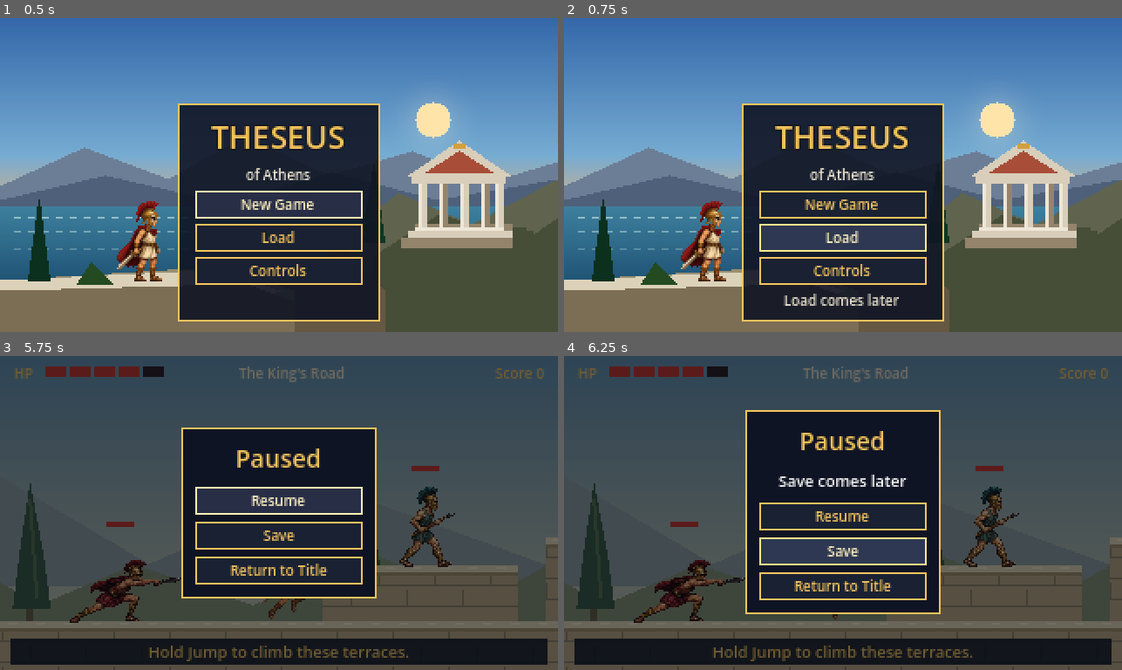
Above: before the commit, frames 1-4 (two rows, left to right).
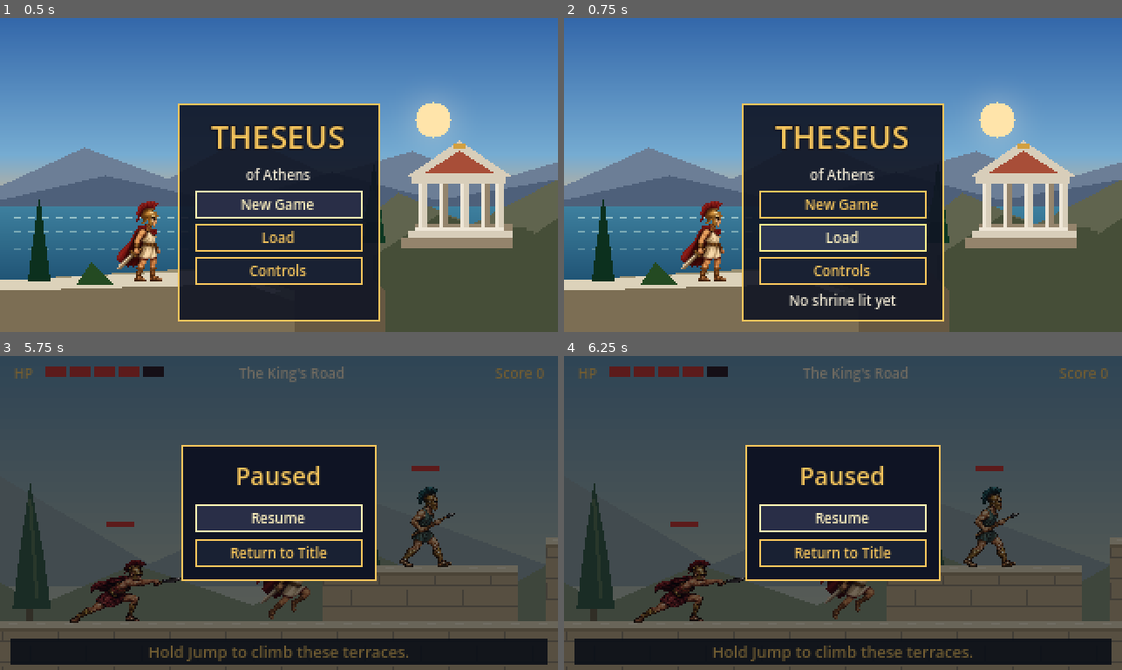
Above: after the commit, the same moments.

Repository: christsantiris/Theseus
Game: Godot game, scene res://scenes/main/main.tscn
Same seed, same stepped clock (60 frames per second), same inputs: the game is played once before the commit and once after it.
Inputs (mouse positions are in pixels of both pictures, inside the frame that each line leads up to):
- Up to frame 1 (0.5 s): no input
- Up to frame 2 (0.75 s): click "Load" at 0.5 s
- Up to frame 3 (5.75 s): click "New Game" at 1.25 s; tap Enter at 2 s; hold D (move_right) 2.03-3.53 s; tap Space (attack) at 2.1, 3.6, 5.1 s; tap Up (jump) at 2.27, 3.02, 4.52, 5.27 s; tap Down (duck) at 2.85, 4.35 s; hold A (move_left) 3.53-4.28 s; hold D (move_right) from 4.28 s (still down); tap Escape (pause) at 5.65 s
- Up to frame 4 (6.25 s): release D (move_right) at 5.75 s; click (843, 534) at 5.75 s, where only the run before the commit has a clickable "Save"

Frame 1 is identical in both runs. In frame 2, 0.5% of the frame differs, in the area x 39-60%, y 87-93%; in frame 3, 9.5%; in frame 4, 13%, in the area x 32-68%, y 17-83%.

Commit message:
Remove save button for checkpoints and load at last checkpoint

Diff:
--- a/scenes/levels/level_1.gd
+++ b/scenes/levels/level_1.gd
@@ -17,7 +17,6 @@
 @onready var pause_heading: Label = $PauseLayer/PauseScreen/Center/Panel/Stack/Label
 @onready var details: Label = $PauseLayer/PauseScreen/Center/Panel/Stack/Details
 @onready var resume_button: Button = $PauseLayer/PauseScreen/Center/Panel/Stack/Buttons/Resume
-@onready var save_button: Button = $PauseLayer/PauseScreen/Center/Panel/Stack/Buttons/Save
 @onready var replay_button: Button = $PauseLayer/PauseScreen/Center/Panel/Stack/Buttons/Replay
 @onready var title_button: Button = $PauseLayer/PauseScreen/Center/Panel/Stack/Buttons/Title
 @onready var player = $Player
@@ -28,6 +27,7 @@
 var _collected: Array[String] = []
 var _section := -1
 var _complete := false
+var _entering_temple := false
 var _gate_hint_shown := false
 var _death_notice_shown := false
 var _shown_tips: Array[int] = []
@@ -98,6 +98,7 @@
 	_gate = GATE.instantiate()
 	_gate.name = "TempleGate"
 	_gate.position = Layout.EXIT
+	_gate.entry_started.connect(_on_gate_entry_started)
 	_gate.entered.connect(_on_gate_entered)
 	add_child(_gate)
 	if Layout.GATE_GUARD in _defeated:
@@ -112,7 +113,7 @@
 	panel_style.set_border_width_all(1)
 	panel_style.set_content_margin_all(8)
 	pause_panel.add_theme_stylebox_override("panel", panel_style)
-	for button in [resume_button, save_button, replay_button, title_button]:
+	for button in [resume_button, replay_button, title_button]:
 		theme.style_button(button, 8)
 		button.custom_minimum_size = Vector2(96, 16)
 	replay_button.hide()
@@ -151,7 +152,7 @@
 
 
 func _input(event: InputEvent) -> void:
-	if _complete or player.health <= 0:
+	if _complete or _entering_temple or player.health <= 0:
 		return
 	if event.is_action_pressed("pause"):
 		_set_paused(not get_tree().paused)
@@ -159,7 +160,7 @@
 
 
 func _set_paused(paused: bool) -> void:
-	if _complete:
+	if _complete or _entering_temple:
 		return
 	get_tree().paused = paused
 	pause_screen.visible = paused
@@ -170,13 +171,6 @@
 
 func _on_resume_pressed() -> void:
 	_set_paused(false)
-
-
-func _on_save_pressed() -> void:
-	if _complete or not get_tree().paused:
-		return
-	details.text = "Save comes later"
-	details.show()
 
 
 func _on_replay_pressed() -> void:
@@ -218,17 +212,24 @@
 	hud.show_message("Shrine lit — progress saved and health restored.", 4.0, 3)
 
 
+func _on_gate_entry_started(body: Node2D) -> void:
+	_entering_temple = true
+	body.set_physics_process(false)
+	body.velocity = Vector2.ZERO
+	get_tree().paused = true
+
+
 func _on_gate_entered() -> void:
 	if _complete:
 		return
 	_complete = true
+	_entering_temple = false
 	get_tree().paused = true
 	pause_heading.text = "Level 1 Complete"
 	var seconds := int(LevelRun.elapsed_seconds)
 	details.text = "The temple road is clear.\nScore %d  |  Defeated %d/%d\nTime %d:%02d" % [_score, _defeated.size(), Layout.ENEMIES.size(), seconds / 60, seconds % 60]
 	details.show()
 	resume_button.hide()
-	save_button.hide()
 	replay_button.show()
 	pause_screen.show()
 	replay_button.grab_focus()
--- a/scenes/levels/level_1.tscn
+++ b/scenes/levels/level_1.tscn
@@ -75,11 +75,6 @@
 size_flags_horizontal = 4
 text = "Resume"
 
-[node name="Save" type="Button" parent="PauseLayer/PauseScreen/Center/Panel/Stack/Buttons"]
-layout_mode = 2
-size_flags_horizontal = 4
-text = "Save"
-
 [node name="Replay" type="Button" parent="PauseLayer/PauseScreen/Center/Panel/Stack/Buttons"]
 layout_mode = 2
 size_flags_horizontal = 4
@@ -91,6 +86,5 @@
 text = "Return to Title"
 
 [connection signal="pressed" from="PauseLayer/PauseScreen/Center/Panel/Stack/Buttons/Resume" to="." method="_on_resume_pressed"]
-[connection signal="pressed" from="PauseLayer/PauseScreen/Center/Panel/Stack/Buttons/Save" to="." method="_on_save_pressed"]
 [connection signal="pressed" from="PauseLayer/PauseScreen/Center/Panel/Stack/Buttons/Replay" to="." method="_on_replay_pressed"]
 [connection signal="pressed" from="PauseLayer/PauseScreen/Center/Panel/Stack/Buttons/Title" to="." method="_on_title_pressed"]
--- a/scenes/main/main.gd
+++ b/scenes/main/main.gd
@@ -33,7 +33,11 @@
 
 
 func _on_load_pressed() -> void:
-	hint.text = "Load comes later"
+	if LevelRun.checkpoint_index < 0:
+		hint.text = "No shrine lit yet"
+		return
+	get_tree().paused = false
+	get_tree().change_scene_to_file("res://scenes/levels/level_1.tscn")
 
 
 func _on_controls_pressed() -> void:
